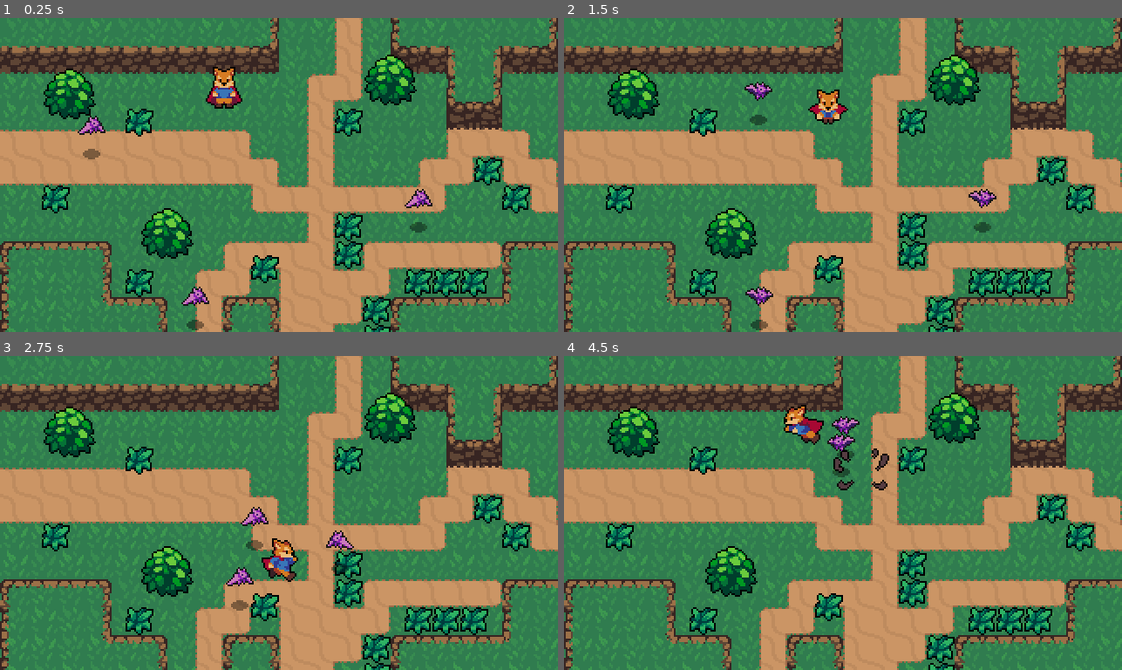
Above: before the commit, frames 1-4 (two rows, left to right).
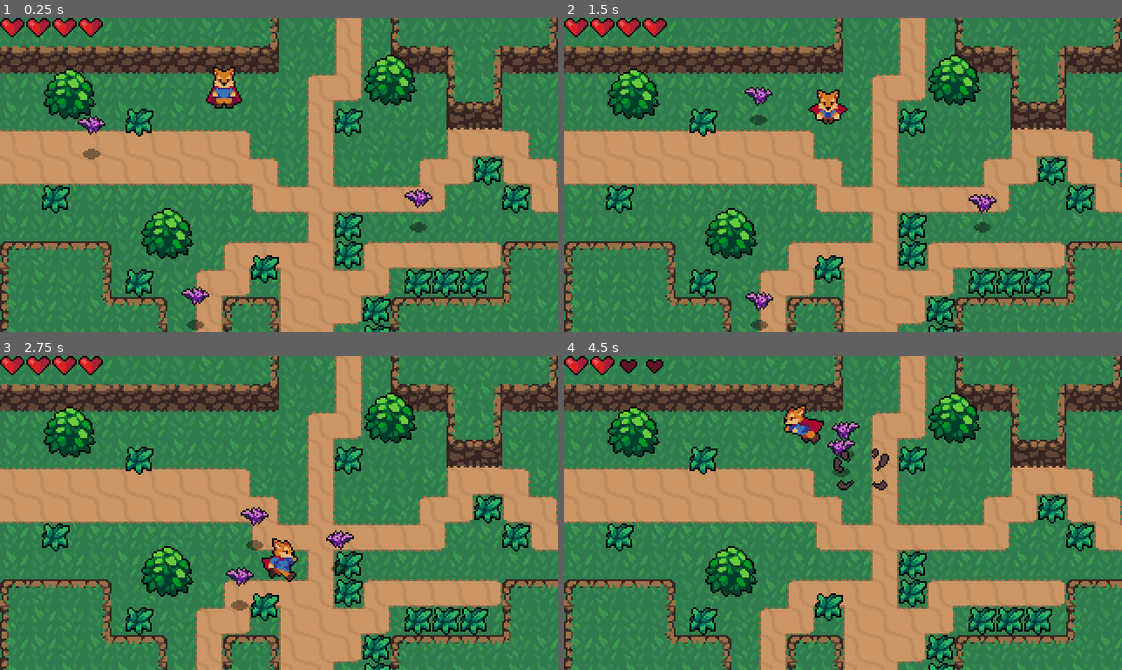
Above: after the commit, the same moments.

Repository: jevisan/ActionRPG
Game: Godot game, scene res://World.tscn
The game is run twice, just before and just after one commit, with the same random seed, the same clock (stepped at 60 frames per second) and the same inputs.
Inputs:
- Up to frame 1 (0.25 s): no input
- Up to frame 2 (1.5 s): hold Right (ui_right) 0.53-1.28 s; tap X (attack) at 0.6 s; hold Down (ui_down) from 1.28 s (still down); tap K (roll) at 1.35 s
- Up to frame 3 (2.75 s): release Down (ui_down) at 2.03 s; hold Right (ui_right) from 2.03 s (still down); tap X (attack) at 2.1 s
- Up to frame 4 (4.5 s): release Right (ui_right) at 2.78 s; hold Up (ui_up) 2.78-3.53 s; tap K (roll) at 2.85, 4.35 s; hold Left (ui_left) from 3.53 s (still down); tap X (attack) at 3.6 s

The runs differ from the first frame. In frame 1, 1.1% of the frame differs, in the area x 0-78%, y 0-92%; in frame 2, 1.4%, in the area x 0-78%, y 0-94%; in frame 3, 1.1%; in frame 4, 1.0%.

Commit message:
Player stats, enemy attack. Player hearts UI

Diff:
--- a/Effects/HitEffect.tscn
+++ b/Effects/HitEffect.tscn
@@ -15,11 +15,12 @@
 animations = [ {
 "frames": [ SubResource( 1 ), SubResource( 2 ) ],
 "loop": true,
-"name": "default",
+"name": "Animate",
 "speed": 10.0
 } ]
 
 [node name="HitEffect" type="AnimatedSprite"]
 frames = SubResource( 3 )
+animation = "Animate"
 offset = Vector2( 0, -8 )
 script = ExtResource( 1 )
--- a/Enemies/Bat.gd
+++ b/Enemies/Bat.gd
@@ -18,6 +18,7 @@
 onready var stats = $Stats
 onready var playerdetectionZone = $PlayerDetectionZone
 onready var sprite = $AnimatedSprite
+onready var hurtbox = $Hurtbox
 
 func _physics_process(delta):
 	knockback = knockback.move_toward(Vector2.ZERO, 200 * delta)
@@ -46,6 +47,7 @@
 func _on_Hurtbox_area_entered(area):
 	stats.health -= area.damage
 	knockback = area.knockback_vector * 120
+	hurtbox.create_hit_effect()
 
 
 func _on_Stats_no_health():
--- a/Enemies/Bat.tscn
+++ b/Enemies/Bat.tscn
@@ -6,6 +6,7 @@
 [ext_resource path="res://Enemies/Bat.gd" type="Script" id=4]
 [ext_resource path="res://Stats.tscn" type="PackedScene" id=5]
 [ext_resource path="res://Enemies/PlayerDetectionZone.tscn" type="PackedScene" id=6]
+[ext_resource path="res://Hitboxes/Hitbox.tscn" type="PackedScene" id=7]
 
 [sub_resource type="AtlasTexture" id=1]
 atlas = ExtResource( 1 )
@@ -45,6 +46,9 @@
 [sub_resource type="CircleShape2D" id=9]
 radius = 88.2627
 
+[sub_resource type="CircleShape2D" id=10]
+radius = 4.82913
+
 [node name="Bat" type="KinematicBody2D"]
 collision_layer = 16
 script = ExtResource( 4 )
@@ -52,7 +56,6 @@
 [node name="AnimatedSprite" type="AnimatedSprite" parent="."]
 frames = SubResource( 6 )
 animation = "Fly"
-frame = 3
 playing = true
 offset = Vector2( 0, -12 )
 
@@ -77,9 +80,18 @@
 [node name="CollisionShape2D" parent="PlayerDetectionZone" index="0"]
 modulate = Color( 1, 1, 1, 0.286275 )
 shape = SubResource( 9 )
+
+[node name="Hitbox" parent="." instance=ExtResource( 7 )]
+collision_mask = 4
+
+[node name="CollisionShape2D" parent="Hitbox" index="0"]
+position = Vector2( -7.62939e-06, -15.9065 )
+shape = SubResource( 10 )
 [connection signal="area_entered" from="Hurtbox" to="." method="_on_Hurtbox_area_entered"]
 [connection signal="no_health" from="Stats" to="." method="_on_Stats_no_health"]
 
 [editable path="Hurtbox"]
 
 [editable path="PlayerDetectionZone"]
+
+[editable path="Hitbox"]
--- a/Hitboxes/Hurtbox.gd
+++ b/Hitboxes/Hurtbox.gd
@@ -1,12 +1,36 @@
 extends Area2D
-
-export(bool) var show_hit = true
 
 const HitEffect = preload("res://Effects/HitEffect.tscn")
 
-func _on_Hurtbox_area_entered(area):
-	if show_hit:
-		var effect = HitEffect.instance()
-		var main = get_tree().current_scene
-		main.add_child(effect)
-		effect.global_position = global_position
+var invincible = false setget set_invincible
+
+onready var timer = $Timer
+
+signal invincibility_started
+signal invincibility_ended
+
+func create_hit_effect():
+	var effect = HitEffect.instance()
+	var main = get_tree().current_scene
+	main.add_child(effect)
+	effect.global_position = global_position
+
+func set_invincible(value):
+	invincible = value
+	if invincible == true:
+		emit_signal("invincibility_started")
+	else:
+		emit_signal("invincibility_ended")
+
+func start_invincibility(duration):
+	self.invincible = true
+	timer.start(duration)
+
+func _on_Timer_timeout():
+	self.invincible = false
+
+func _on_Hurtbox_invinvibility_started():
+	monitorable = false
+
+func _on_Hurtbox_invincibility_ended():
+	monitorable = true
--- a/Hitboxes/Hurtbox.tscn
+++ b/Hitboxes/Hurtbox.tscn
@@ -8,4 +8,7 @@
 script = ExtResource( 1 )
 
 [node name="CollisionShape2D" type="CollisionShape2D" parent="."]
-[connection signal="area_entered" from="." to="." method="_on_Hurtbox_area_entered"]
+
+[node name="Timer" type="Timer" parent="."]
+[connection signal="invincibility_ended" from="." to="." method="_on_Hurtbox_invincibility_ended"]
+[connection signal="timeout" from="Timer" to="." method="_on_Timer_timeout"]
--- a/Player/Player.gd
+++ b/Player/Player.gd
@@ -14,13 +14,16 @@
 var state = MOVE
 var velocity = Vector2.ZERO
 var roll_vector = Vector2.DOWN
+var stats = PlayerStats
 
 onready var animationPlayer = $AnimationPlayer
 onready var animationTree = $AnimationTree
 onready var animationState = animationTree.get("parameters/playback")
 onready var swordHitbox = $HitboxPivot/SwordHitbox
+onready var hurtbox = $Hurtbox
 
 func _ready():
+	stats.connect("no_health", self, "queue_free")
 	animationTree.active = true
 	swordHitbox.knockback_vector = roll_vector
 
@@ -80,3 +83,9 @@
 
 func attack_animation_finished():
 	state = MOVE
+
+
+func _on_Hurtbox_area_entered(area):
+	stats.health -= 1
+	hurtbox.start_invincibility(0.5)
+	hurtbox.create_hit_effect()
--- a/Player/Player.tscn
+++ b/Player/Player.tscn
@@ -1,9 +1,10 @@
-[gd_scene load_steps=51 format=2]
+[gd_scene load_steps=53 format=2]
 
 [ext_resource path="res://Player/Player.png" type="Texture" id=1]
 [ext_resource path="res://Player/Player.gd" type="Script" id=2]
 [ext_resource path="res://Hitboxes/Hitbox.tscn" type="PackedScene" id=3]
 [ext_resource path="res://Player/SwordHitbox.gd" type="Script" id=4]
+[ext_resource path="res://Hitboxes/Hurtbox.tscn" type="PackedScene" id=5]
 
 [sub_resource type="CapsuleShape2D" id=1]
 radius = 4.0
@@ -602,6 +603,10 @@
 [sub_resource type="CapsuleShape2D" id=46]
 height = 12.0
 
+[sub_resource type="CapsuleShape2D" id=47]
+radius = 4.97343
+height = 6.75977
+
 [node name="Player" type="KinematicBody2D"]
 collision_layer = 2
 script = ExtResource( 2 )
@@ -610,7 +615,7 @@
 position = Vector2( 1, -9 )
 texture = ExtResource( 1 )
 hframes = 60
-frame = 36
+frame = 18
 
 [node name="CollisionShape2D" type="CollisionShape2D" parent="."]
 rotation = -1.5708
@@ -657,4 +662,14 @@
 shape = SubResource( 46 )
 disabled = true
 
+[node name="Hurtbox" parent="." instance=ExtResource( 5 )]
+collision_layer = 4
+
+[node name="CollisionShape2D" parent="Hurtbox" index="0"]
+position = Vector2( 0.132435, -5.29731 )
+shape = SubResource( 47 )
+[connection signal="area_entered" from="Hurtbox" to="." method="_on_Hurtbox_area_entered"]
+
 [editable path="HitboxPivot/SwordHitbox"]
+
+[editable path="Hurtbox"]
--- /dev/null
+++ b/Player/PlayerStats.tscn
@@ -0,0 +1,6 @@
+[gd_scene load_steps=2 format=2]
+
+[ext_resource path="res://Stats.tscn" type="PackedScene" id=1]
+
+[node name="PlayerStats" instance=ExtResource( 1 )]
+max_health = 4
--- a/Stats.gd
+++ b/Stats.gd
@@ -1,12 +1,23 @@
 extends Node
 
-export(int) var max_health = 1
-onready var health = max_health setget set_health
+export(int) var max_health = 1 setget set_max_health
+
+var health = max_health setget set_health
 
 signal no_health
-
+signal healt_changed(value)
+signal max_health_changed(value)
 
 func set_health(value):
 	health = value
+	emit_signal("healt_changed", health)
 	if health <= 0:
 		emit_signal("no_health")
+
+func set_max_health(value):
+	max_health = value
+	self.health = min(health, max_health)
+	emit_signal("max_health_changed", max_health)
+
+func _ready():
+	self.health = max_health
--- /dev/null
+++ b/UI/HealthUI.gd
@@ -0,0 +1,24 @@
+extends Control
+
+var hearts = 4 setget set_hearts
+var max_hearts = 4 setget set_max_hearts
+
+onready var heartUIFull = $HeartUIFull
+onready var heartUIEmpty = $HeartUIEmpty
+
+func set_hearts(value):
+	hearts = clamp(value, 0, max_hearts)
+	if heartUIFull != null:
+		heartUIFull.rect_size.x = hearts * 15
+
+func set_max_hearts(value):
+	max_hearts = max(value, 1)
+	self.hearts = min(hearts, max_hearts)
+	if heartUIEmpty != null:
+		heartUIEmpty.rect_size.x = max_hearts * 15
+
+func _ready():
+	self.max_hearts = PlayerStats.max_health
+	self.hearts = PlayerStats.health
+	PlayerStats.connect("healt_changed", self, "set_hearts")
+	PlayerStats.connect("max_health_changed", self, "set_max_hearts")
--- /dev/null
+++ b/UI/HealthUI.tscn
@@ -0,0 +1,32 @@
+[gd_scene load_steps=4 format=2]
+
+[ext_resource path="res://UI/HealthUI.gd" type="Script" id=1]
+[ext_resource path="res://UI/HeartUIFull.png" type="Texture" id=2]
+[ext_resource path="res://UI/HeartUIEmpty.png" type="Texture" id=3]
+
+[node name="HealthUI" type="Control"]
+margin_right = 80.0
+margin_bottom = 16.0
+script = ExtResource( 1 )
+__meta__ = {
+"_edit_use_anchors_": false
+}
+
+[node name="HeartUIEmpty" type="TextureRect" parent="."]
+margin_right = 60.0
+margin_bottom = 11.0
+texture = ExtResource( 3 )
+stretch_mode = 2
+__meta__ = {
+"_edit_use_anchors_": false
+}
+
+[node name="HeartUIFull" type="TextureRect" parent="."]
+margin_right = 45.0
+margin_bottom = 11.0
+texture = ExtResource( 2 )
+expand = true
+stretch_mode = 2
+__meta__ = {
+"_edit_use_anchors_": false
+}
--- /dev/null
+++ b/UI/HearthUI.gd
@@ -0,0 +1,16 @@
+extends Control
+
+var hearts = 4 setget set_hearts
+var max_hearts = 4 setget set_max_hearts
+
+onready var label = $Label
+
+func set_hearts(value):
+	hearts = clamp(value, 0, max_hearts)
+
+func set_max_hearts(value):
+	max_hearts = max(value, 1)
+
+func _ready():
+	self.max_hearts = PlayerStats.max_health
+	self.hearts = PlayerStats.health
--- a/World.tscn
+++ b/World.tscn
@@ -7,6 +7,7 @@
 [ext_resource path="res://World/CliffTileset.png" type="Texture" id=5]
 [ext_resource path="res://World/Grass.tscn" type="PackedScene" id=6]
 [ext_resource path="res://Enemies/Bat.tscn" type="PackedScene" id=7]
+[ext_resource path="res://UI/HealthUI.tscn" type="PackedScene" id=8]
 
 [sub_resource type="TileSet" id=1]
 0/name = "DirtTileset.png 0"
@@ -574,3 +575,5 @@
 
 [node name="Bat3" parent="YSort" instance=ExtResource( 7 )]
 position = Vector2( 48, 80 )
+
+[node name="HealthUI" parent="." instance=ExtResource( 8 )]
--- a/project.godot
+++ b/project.godot
@@ -18,6 +18,10 @@
 config/name="Action Rpg"
 run/main_scene="res://World.tscn"
 config/icon="res://icon.png"
+
+[autoload]
+
+PlayerStats="*res://Player/PlayerStats.tscn"
 
 [display]
 
Not shown: 1 places in Enemies/Bat.tscn that only renumber resources
Not shown: 1 places in World.tscn that only renumber resources
